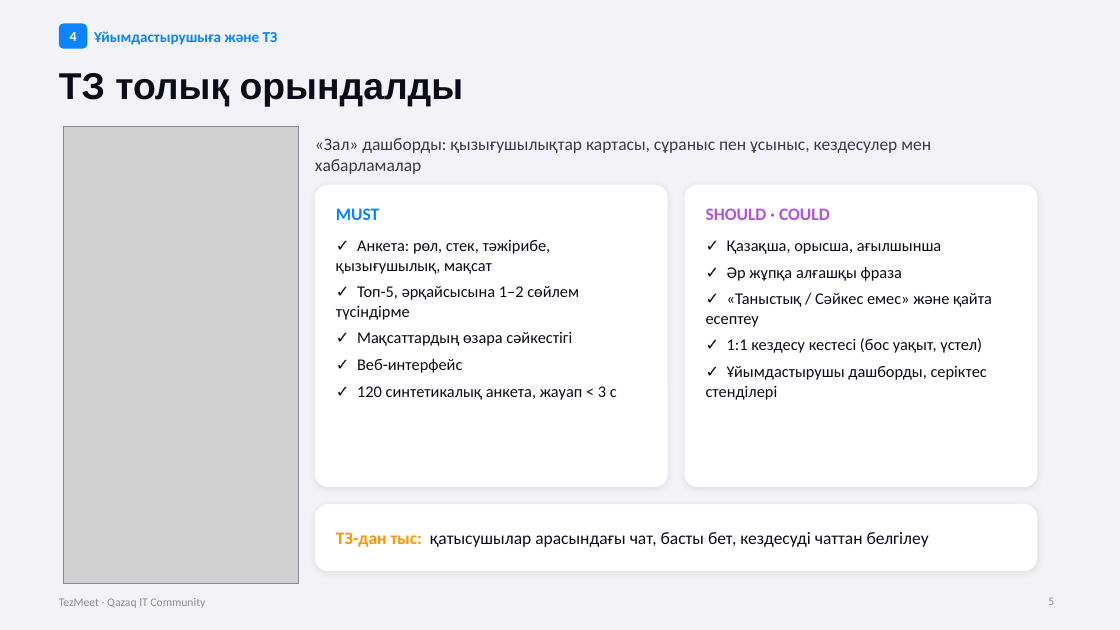
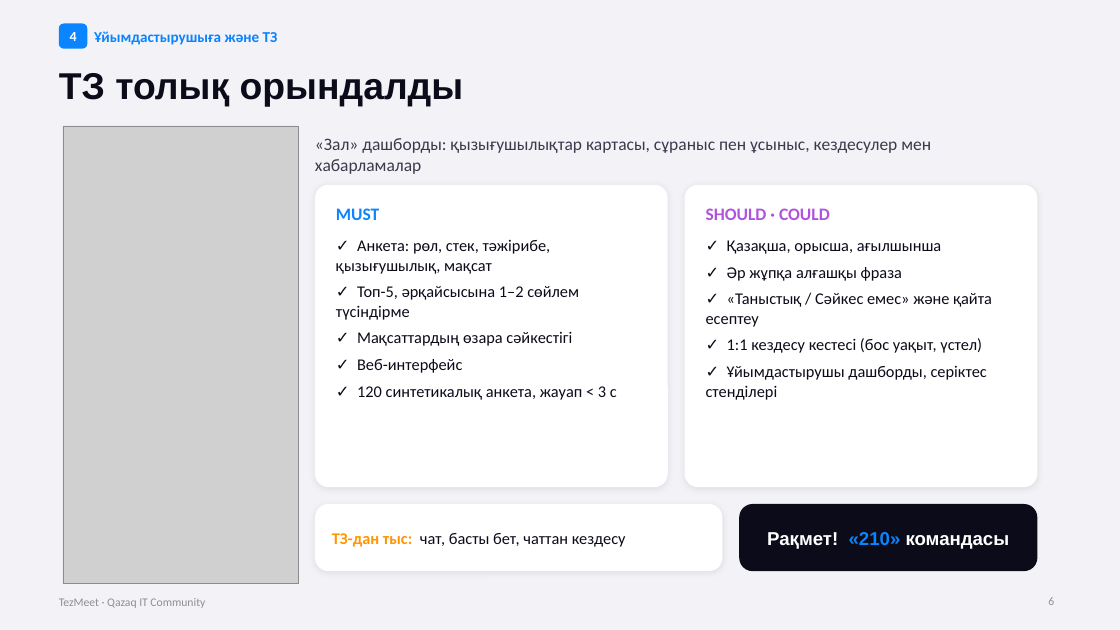
Before and after one commit to Armannn2121/tezmeet, a slide deck: slide 6 of presentation/TezMeet-qorgau.pptx (slide 5 before the commit). Drawn at 1120x630 pixels with LibreOffice and Linux fonts; fonts in the diff are those of the drawing; grey boxes stand for pictures; background and template pictures are left out. Boxes give left, top, right and bottom in pixels: in the first picture for what was removed or moved away, otherwise in the second. Text is boxed around its words. In the diff, an @@ line names an element or a change of style, - is before the commit and + after.

```diff
--- a/presentation/TezMeet-qorgau.pptx
+++ b/presentation/TezMeet-qorgau.pptx
@@ rounded rectangle: place and size @@
-rounded rectangle at [315,504,1038,571]
+rounded rectangle at [315,504,723,571]
@@ rounded rectangle added at [739,504,1038,571], fill #0B0B1A @@
@@ text at [332,533,626,547]: text changed; size 15 to 14 pt @@
-ТЗ-дан тыс: қатысушылар арасындағы чат, басты бет, кездесуді чаттан белгілеу
+ТЗ-дан тыс: чат, басты бет, чаттан кездесу
@@ text added at [767,532,1010,549], 16 pt, text #FFFFFF, bold @@
+Рақмет! «210» командасы
```
Also in this commit, not shown: 1 other slide changed, 1 slide added, 1 slide removed.
